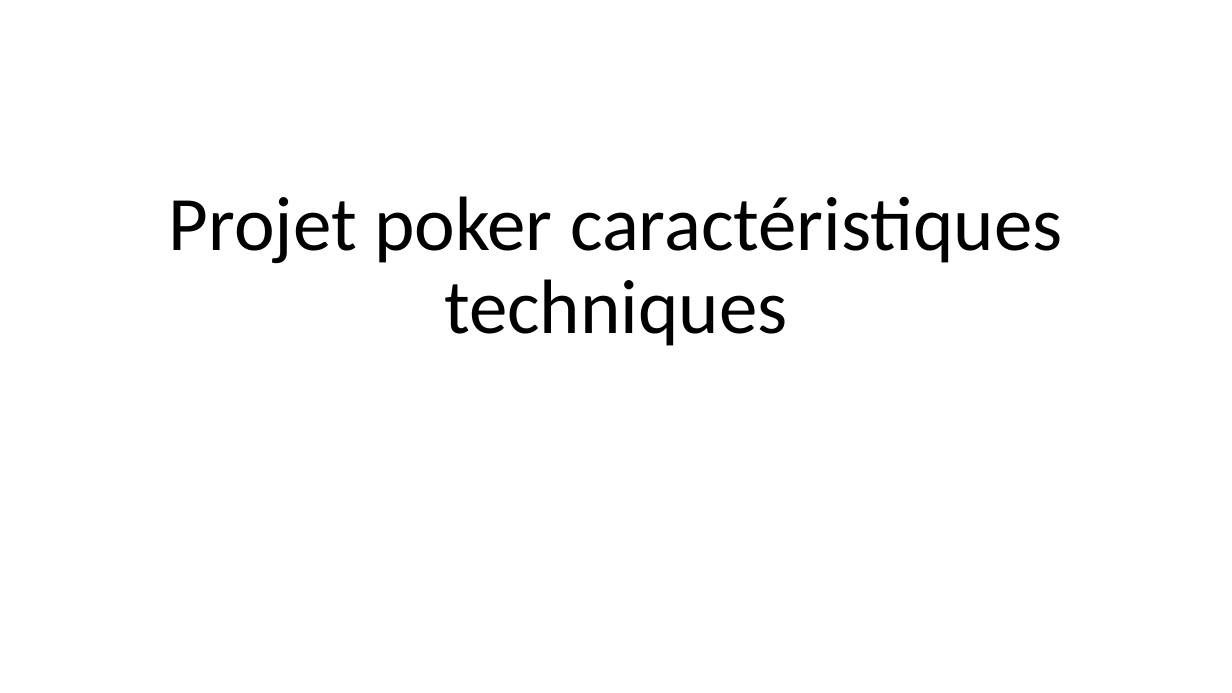
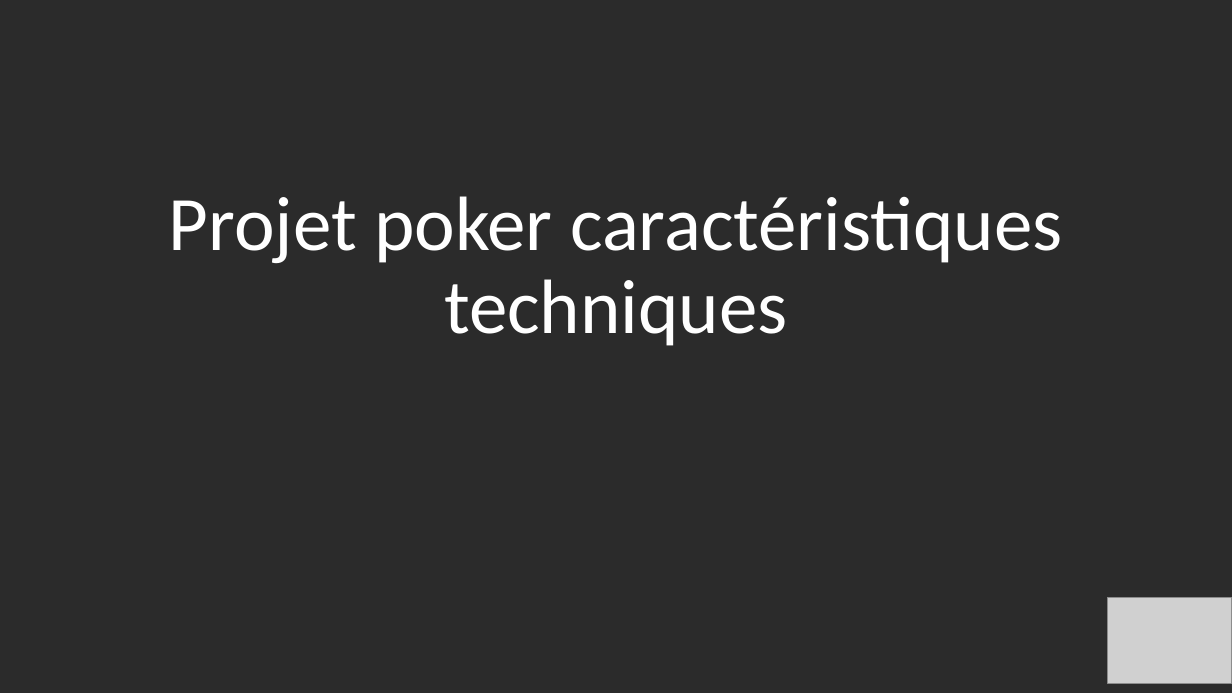
Before and after one commit to TooFuW/ProjetPoker, a slide deck: slide 1 of caractéristiques_techniques.pptx. Drawn at 1232x693 pixels with LibreOffice and Linux fonts; fonts in the diff are those of the drawing; grey boxes stand for pictures; background and template pictures are left out; a plain dark background stands for a picture behind light text. Boxes give left, top, right and bottom in pixels: in the first picture for what was removed or moved away, otherwise in the second. Text is boxed around its words. In the diff, an @@ line names an element or a change of style, - is before the commit and + after.

```diff
--- a/caractéristiques_techniques.pptx
+++ b/caractéristiques_techniques.pptx
@@ background #FFFFFF to picture (left out) @@
@@ title "Projet poker caractéristiques techniques" at [169,196,1062,346]: text colour #000000 to #FFFFFF @@
@@ picture added at [1108,598,1232,683] @@
```
Also in this commit, not shown: 6 other slides changed, 5 slides added.
